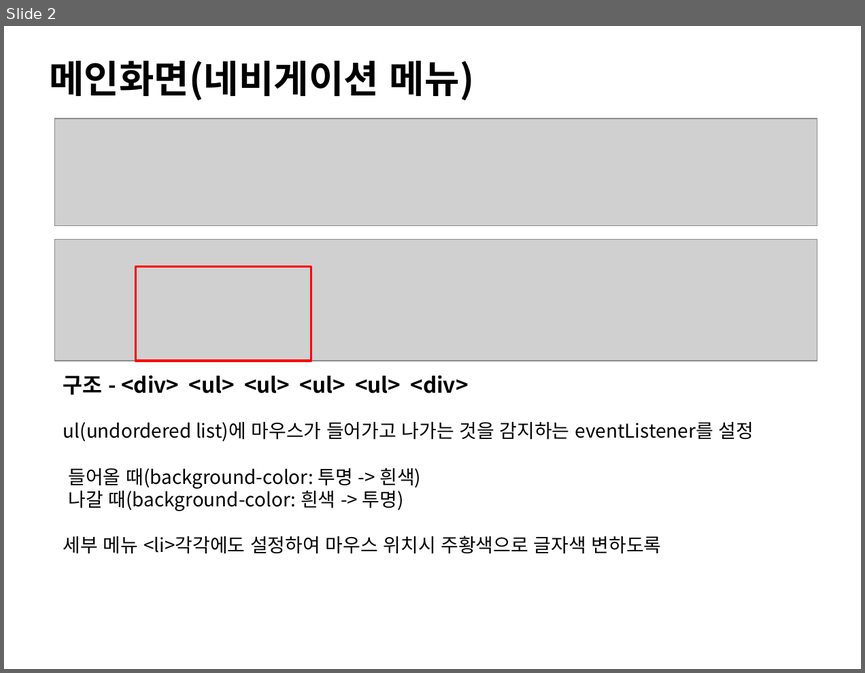
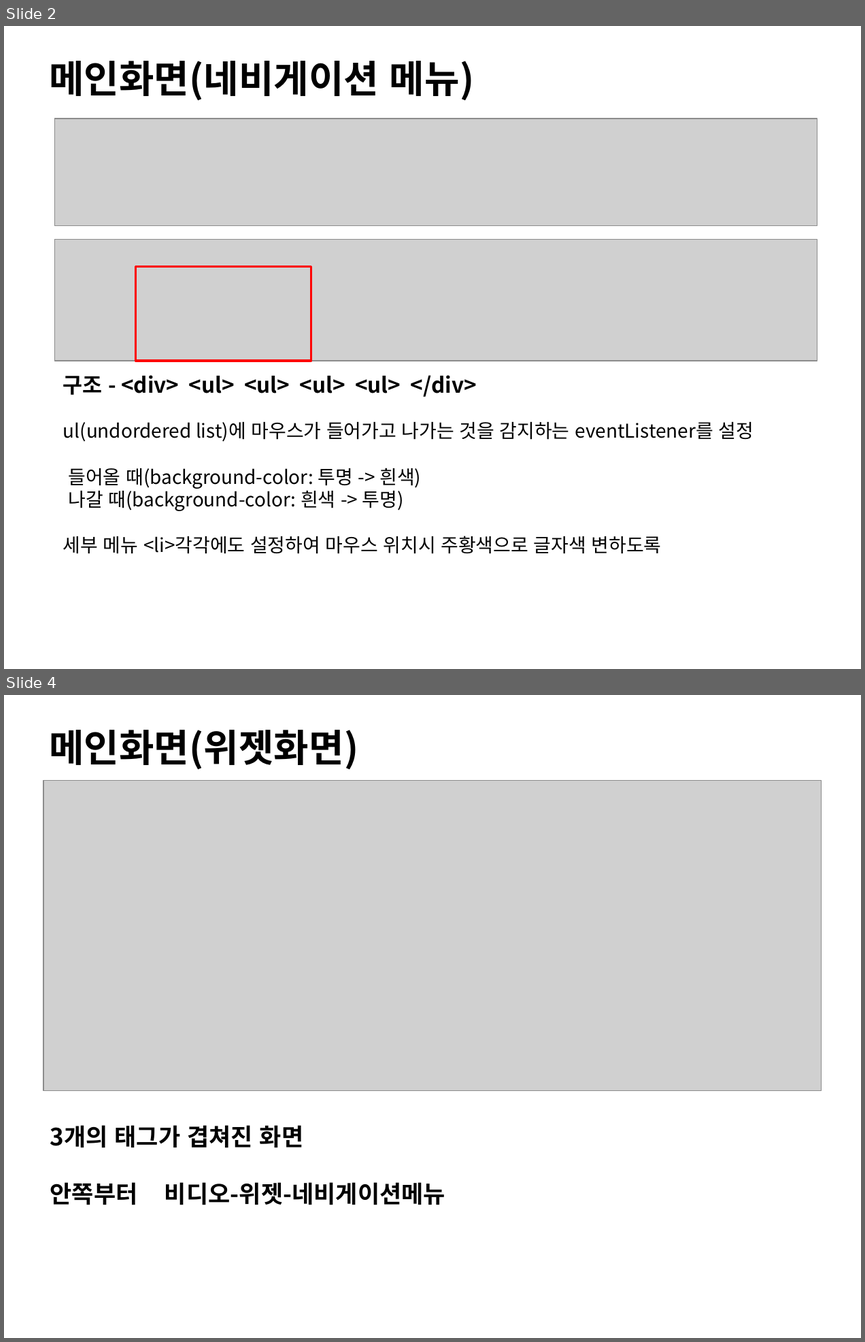
Before and after one commit to ezenteam2/TripMate, a slide deck: gr2_lhj/메인화면_일반회원 관리.pptx. Shown one above the other, each under a label of ours: slide 2 before the commit, slides 2 and 4 after it; the slides between them are not shown. The pictures are 865x673 and 865x1342 pixels, drawn with LibreOffice and Linux fonts; fonts in the diff are those of the drawing; grey boxes stand for pictures. Boxes give left, top, right and bottom in pixels: in the first picture for what was removed or moved away, otherwise in the second. Text is boxed around its words. In the diff, an @@ line names an element or a change of style, - is before the commit and + after.

```diff
--- a/gr2_lhj/메인화면_일반회원 관리.pptx
+++ b/gr2_lhj/메인화면_일반회원 관리.pptx
@@ slide 4 added at [4,695,861,1338], background #FFFFFF @@
@@ text added at [49,730,358,769], 32 pt, text #000000, bold @@
+메인화면(위젯화면)
@@ picture added at [43,780,821,1090] @@
@@ text added at [50,1125,445,1205], 20 pt, text #000000, bold @@
+3개의 태그가 겹쳐진 화면
+안쪽부터 비디오-위젯-네비게이션메뉴
@@ slide 2 changed as well @@
@@ text at [63,375,476,397]: text changed @@
-구조 - <div> <ul> <ul> <ul> <ul> <div>
+구조 - <div> <ul> <ul> <ul> <ul> </div>
```
Also in this commit, not shown: 1 other slide changed, 2 other slides added, 1 slide removed, 8 other files.
